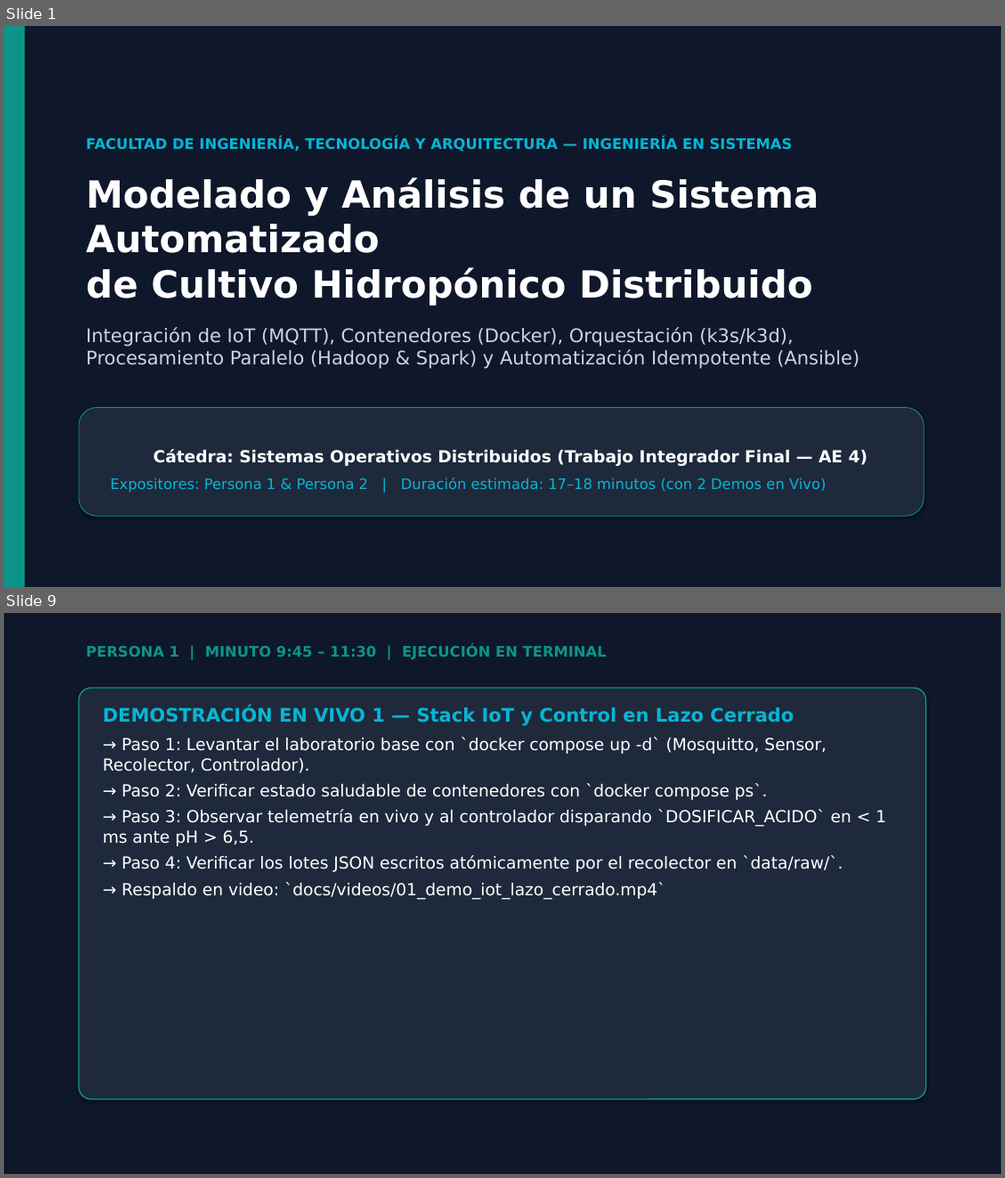
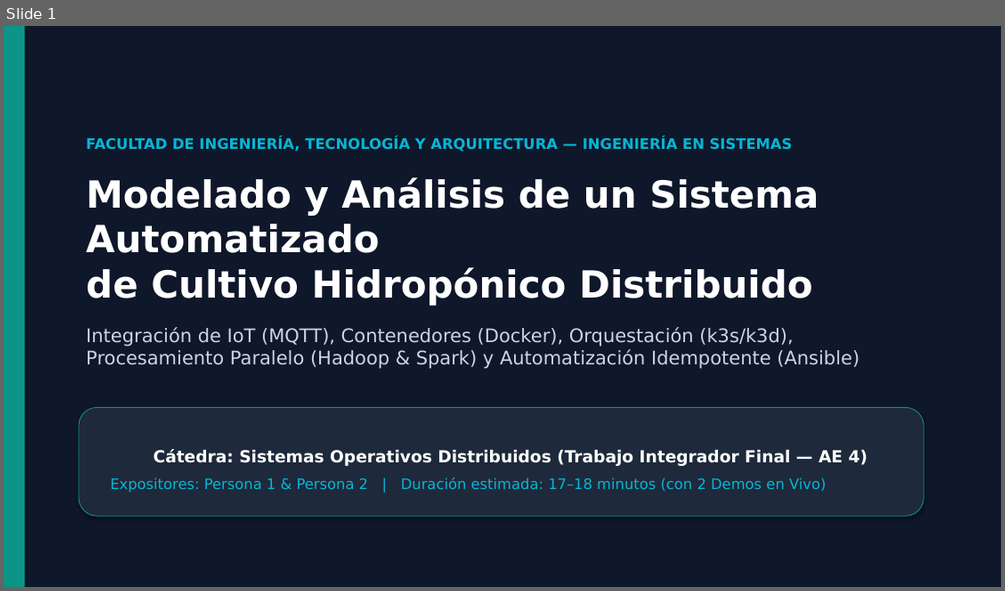
Before and after one commit to MatiasCarlsson/SOD, a slide deck: docs/Presentacion_TIF_SOD_2026.pptx. Shown one above the other, each under a label of ours: slides 1 and 9 before the commit, slide 1 after it; the slides between them are not shown. The pictures are 1005x1178 and 1005x591 pixels, drawn with LibreOffice and Linux fonts; fonts in the diff are those of the drawing. Boxes give left, top, right and bottom in pixels: in the first picture for what was removed or moved away, otherwise in the second. Text is boxed around its words. In the diff, an @@ line names an element or a change of style, - is before the commit and + after.

Commit message:
Embed MP4 demo videos into PPTX presentation

```diff
--- a/docs/Presentacion_TIF_SOD_2026.pptx
+++ b/docs/Presentacion_TIF_SOD_2026.pptx
@@ slide 9 removed at (4,613,1001,1174), background #0F172A @@
@@ text removed at (86,646,607,659) @@
-PERSONA 1 | MINUTO 9:45 – 11:30 | EJECUCIÓN EN TERMINAL
@@ rounded rectangle removed at (79,688,926,1099) @@
@@ text removed at (103,707,886,900) @@
-DEMOSTRACIÓN EN VIVO 1 — Stack IoT y Control en Lazo Cerrado
-→ Paso 1: Levantar el laboratorio base con `docker compose up -d` (Mosquitto, Sensor, Recolector, Controlador).
-→ Paso 2: Verificar estado saludable de contenedores con `docker compose ps`.
-→ Paso 3: Observar telemetría en vivo y al controlador disparando `DOSIFICAR_ACIDO` en < 1 ms ante pH > 6,5.
-→ Paso 4: Verificar los lotes JSON escritos atómicamente por el recolector en `data/raw/`.
-→ Respaldo en video: `docs/videos/01_demo_iot_lazo_cerrado.mp4`
```
Also in this commit, not shown: 12 slides changed, 3 slides added, 1 other slide removed, 2 other files.
